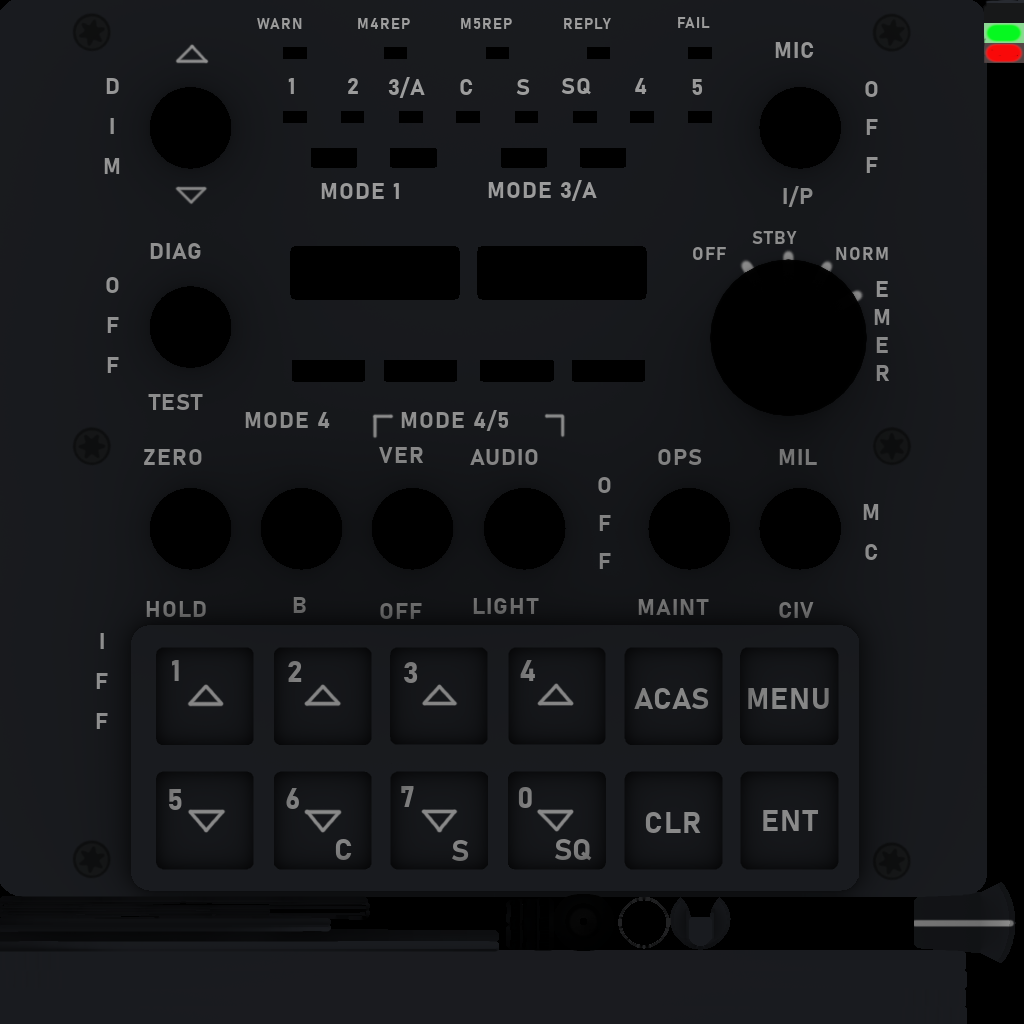
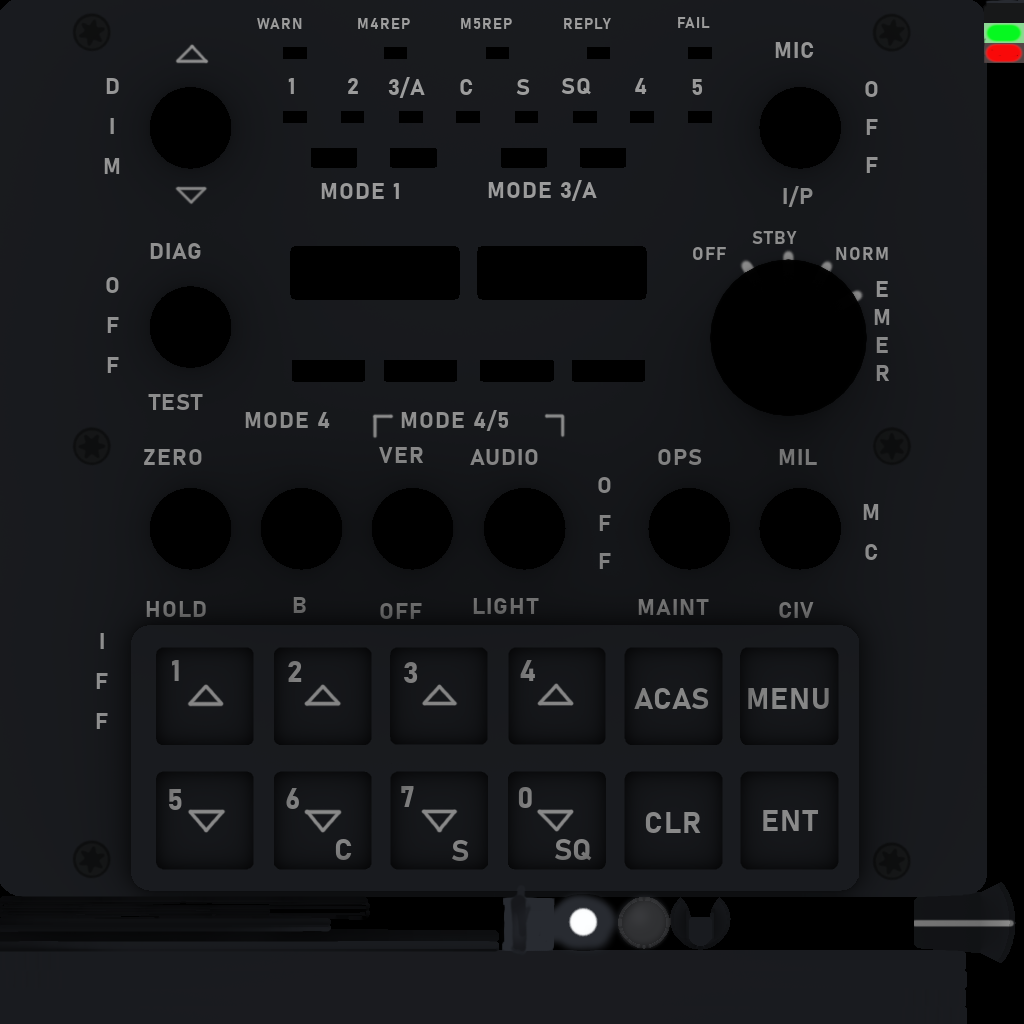
Layer changes from the first 1024 × 1024 image to the second:
painted on "cbu412-ao.png" over [502, 885, 671, 955]
painted on "Background" over [510, 895, 532, 938]
